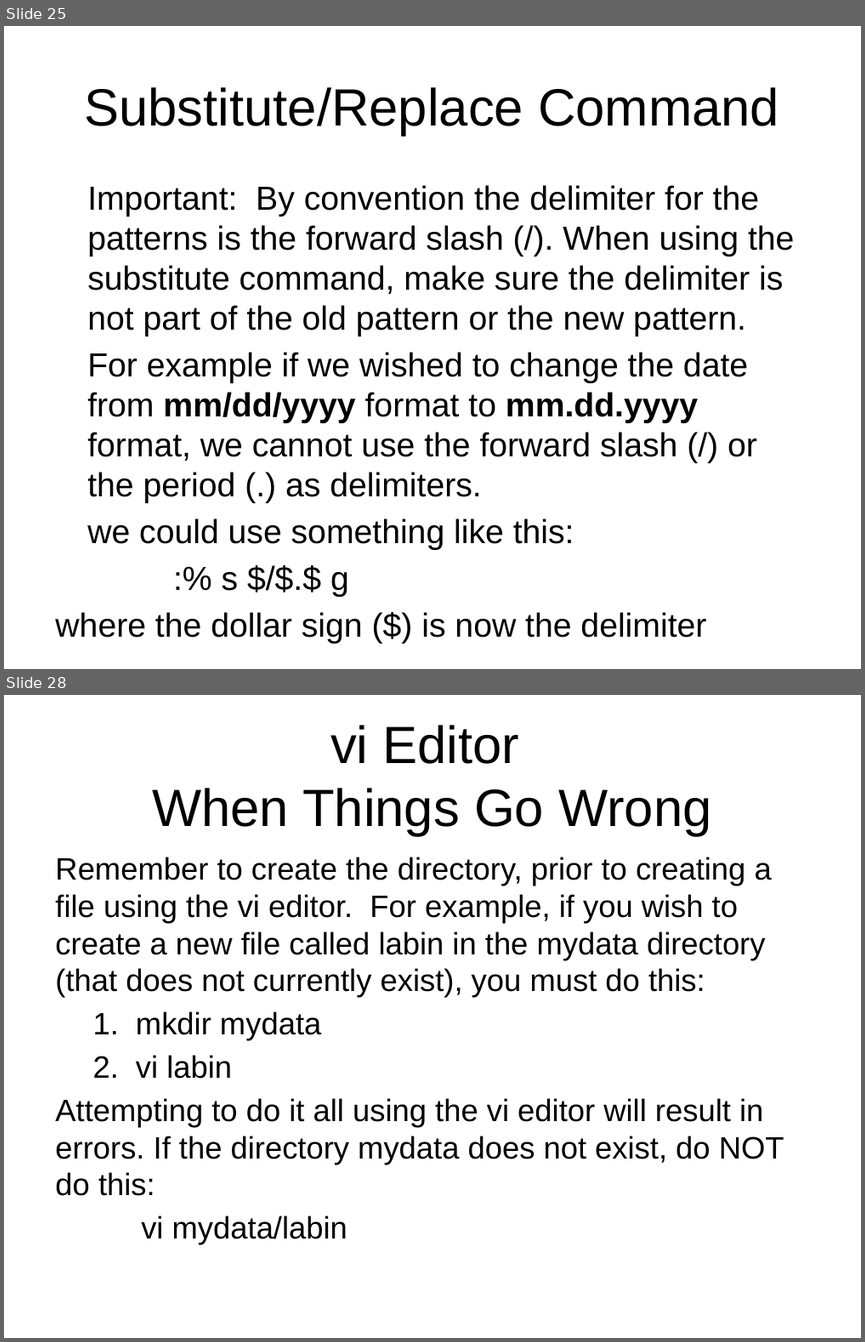
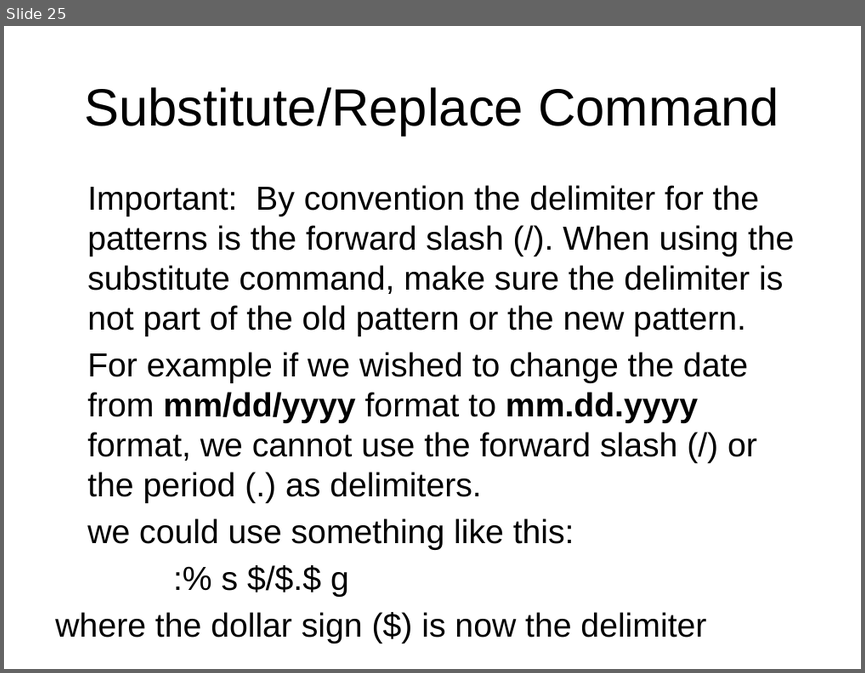
Before and after one commit to jb23lm87/OS-prednasky, a slide deck: LC UNIX/vi editor 1.pptx. Shown one above the other, each under a label of ours: slides 25 and 28 before the commit, slide 25 after it; the slides between them are not shown. The pictures are 865x1342 and 865x673 pixels, drawn with LibreOffice and Linux fonts; fonts in the diff are those of the drawing. Boxes give left, top, right and bottom in pixels: in the first picture for what was removed or moved away, otherwise in the second. Text is boxed around its words. In the diff, an @@ line names an element or a change of style, - is before the commit and + after.

```diff
--- a/LC UNIX/vi editor 1.pptx
+++ b/LC UNIX/vi editor 1.pptx
@@ slide 28 removed at [4,695,861,1338], background #FFFFFF @@
@@ title removed at [152,725,711,836] @@
-vi Editor
-When Things Go Wrong
@@ text removed at [55,857,784,1245] @@
-Remember to create the directory, prior to creating a file using the vi editor. For example, if you wish to create a new file called labin in the mydata directory (that does not currently exist), you must do this:
-  1. mkdir mydata
-  2. vi labin
-Attempting to do it all using the vi editor will result in errors. If the directory mydata does not exist, do NOT do this:
-vi mydata/labin
```
Also in this commit, not shown: 3 slides changed, 1 slide added, 1 other slide removed.
